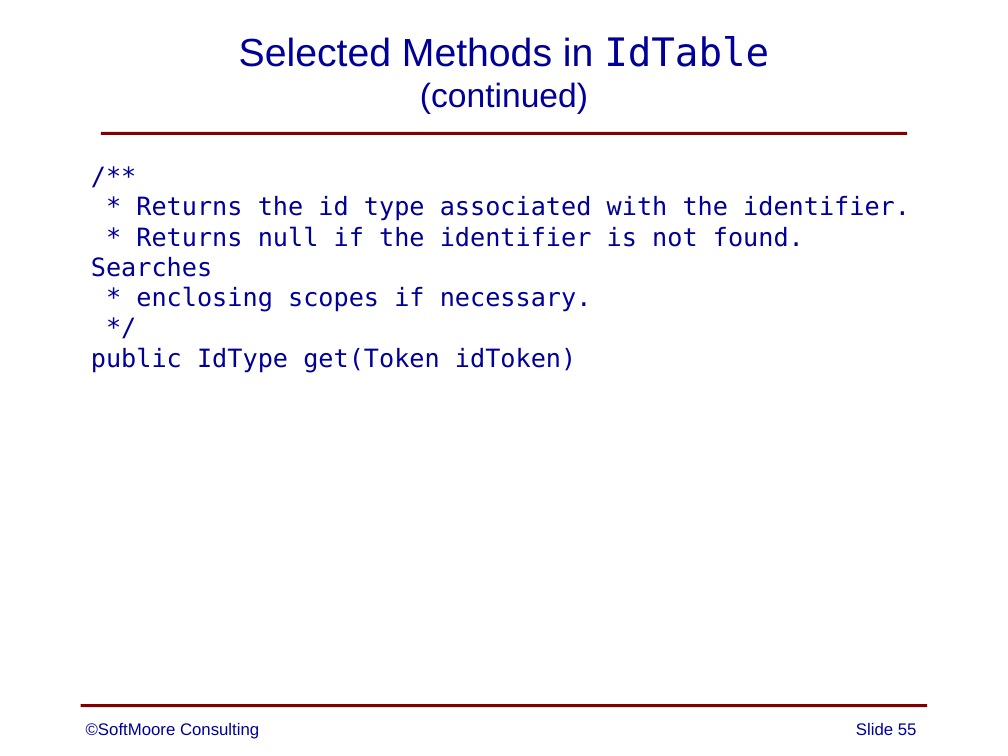
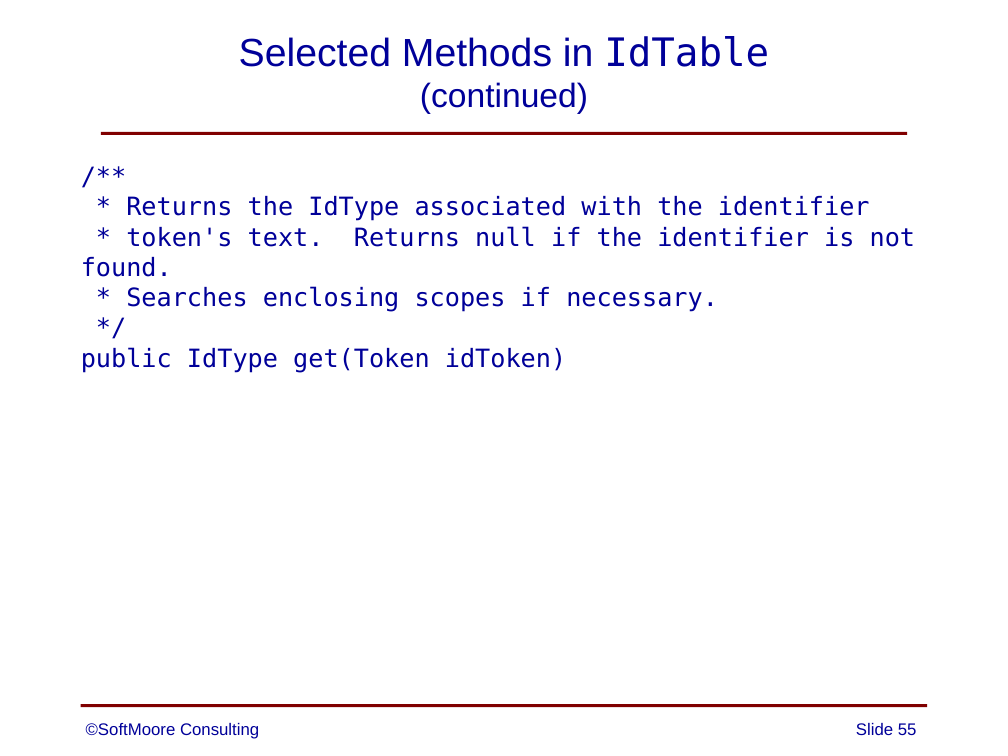
Before and after one commit to SoftMoore/CPRL, a slide deck: slide 55 of PowerPoint Slides/06 - Syntax Analysis.pptx. Drawn at 1008x756 pixels with LibreOffice and Linux fonts; fonts in the diff are those of the drawing. Boxes give left, top, right and bottom in pixels: in the first picture for what was removed or moved away, otherwise in the second. Text is boxed around its words. In the diff, an @@ line names an element or a change of style, - is before the commit and + after.

```diff
--- a/PowerPoint Slides/06 - Syntax Analysis.pptx
+++ b/PowerPoint Slides/06 - Syntax Analysis.pptx
@@ text at (x1=81, y1=196, x2=916, y2=312): text changed @@
-* Returns the id type associated with the identifier.
-* Returns null if the identifier is not found. Searches
-* enclosing scopes if necessary.
+* Returns the IdType associated with the identifier
+* token's text. Returns null if the identifier is not found.
+* Searches enclosing scopes if necessary.
@@ text at (x1=81, y1=347, x2=566, y2=373): indent changed @@
```
Also in this commit, not shown: 6 other slides changed, 18 other files.
